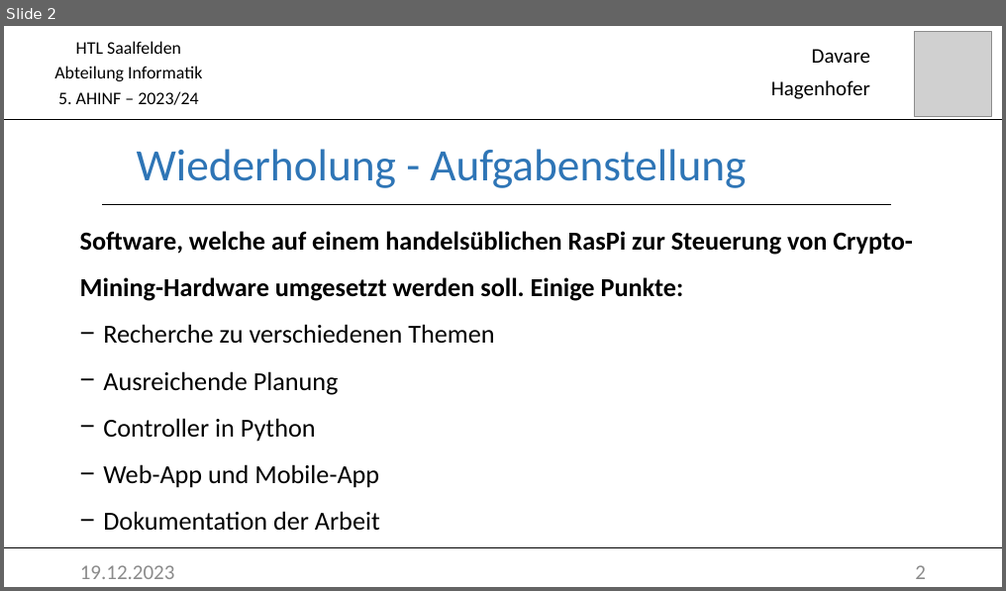
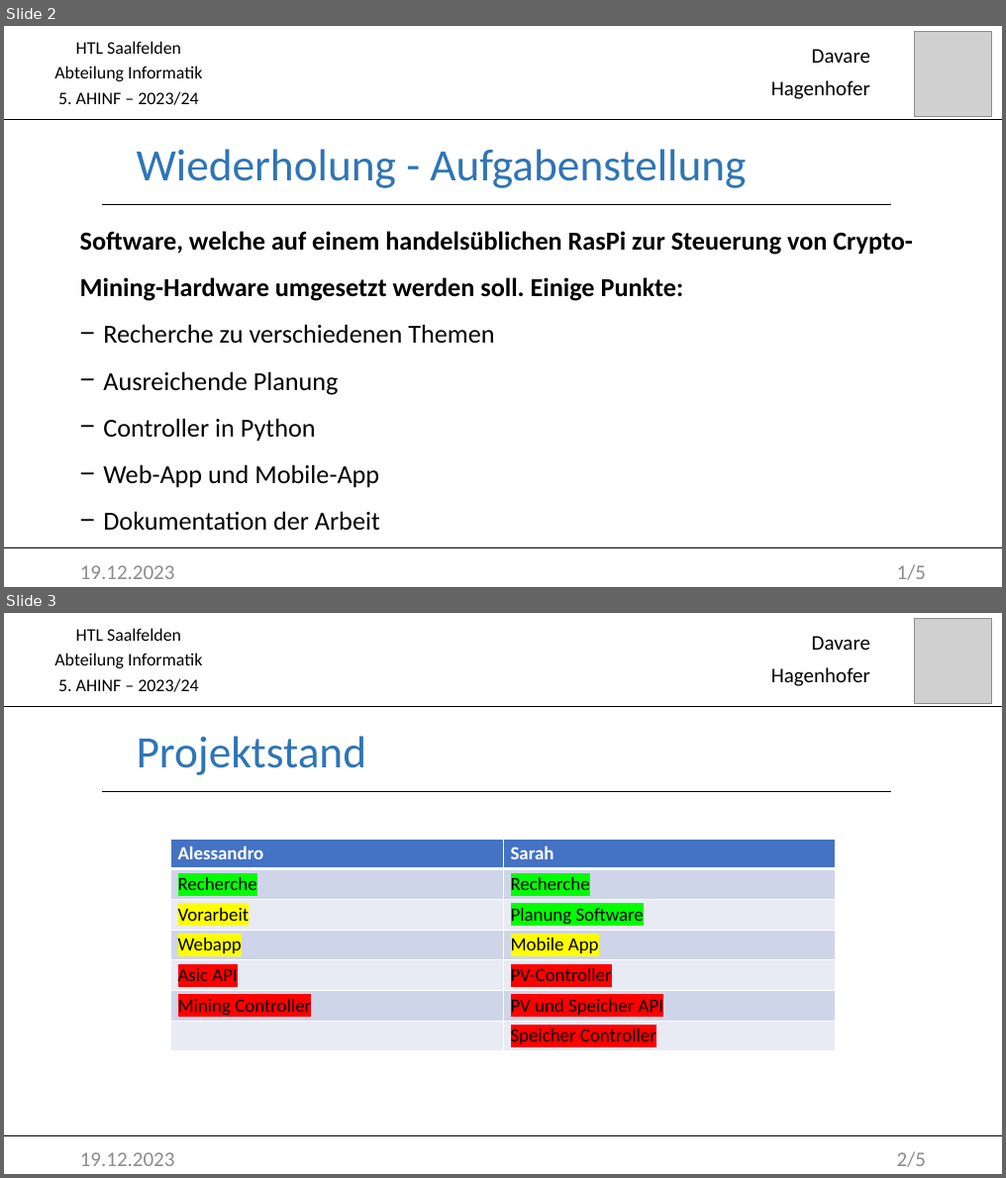
Before and after one commit to DavareDavare/GCM, a slide deck: Praesentation1812.pptx. Shown one above the other, each under a label of ours: slide 2 before the commit, slides 2 and 3 after it. The pictures are 1006x591 and 1006x1178 pixels, drawn with LibreOffice and Linux fonts; fonts in the diff are those of the drawing; grey boxes stand for pictures. Boxes give left, top, right and bottom in pixels: in the first picture for what was removed or moved away, otherwise in the second. Text is boxed around its words. In the diff, an @@ line names an element or a change of style, - is before the commit and + after.

```diff
--- a/Praesentation1812.pptx
+++ b/Praesentation1812.pptx
@@ slide 3 added at bbox=[4, 613, 1002, 1174], background #FFFFFF @@
@@ subtitle added at bbox=[54, 628, 202, 692], 17 pt, text #000000 @@
+HTL Saalfelden
+Abteilung Informatik
+5. AHINF – 2023/24
@@ text added at bbox=[771, 636, 870, 686], 20 pt, text #000000 @@
+Davare
+Hagenhofer
@@ picture added at bbox=[915, 618, 991, 703] @@
@@ line added from (4, 707) to (1002, 707), #000000 0.5 pt @@
@@ title added at bbox=[137, 736, 367, 792], 43.2 pt, text #2E75B6 @@
+Projektstand
+ㅤ
@@ line added from (102, 792) to (892, 792), #000000 0.5 pt @@
@@ table added at bbox=[170, 839, 835, 1052], 7 rows, 2 columns @@
+Alessandro | Sarah
+Recherche | Recherche
+Vorarbeit | Planung Software
+Webapp | Mobile App
+Asic API | PV-Controller
+Mining Controller | PV und Speicher API
+ | Speicher Controller
@@ line added from (4, 1137) to (1002, 1137), #000000 0.5 pt @@
@@ text added at bbox=[80, 1153, 175, 1166], 20 pt, text #8C8C8C @@
+19.12.2023
@@ text added at bbox=[897, 1152, 926, 1167], 20 pt, text #8C8C8C @@
+2/5
@@ slide 2 changed as well @@
@@ text at bbox=[897, 565, 926, 580]: text changed @@
-2
+1/5
```
Also in this commit, not shown: 4 other slides changed, 1 other file.
